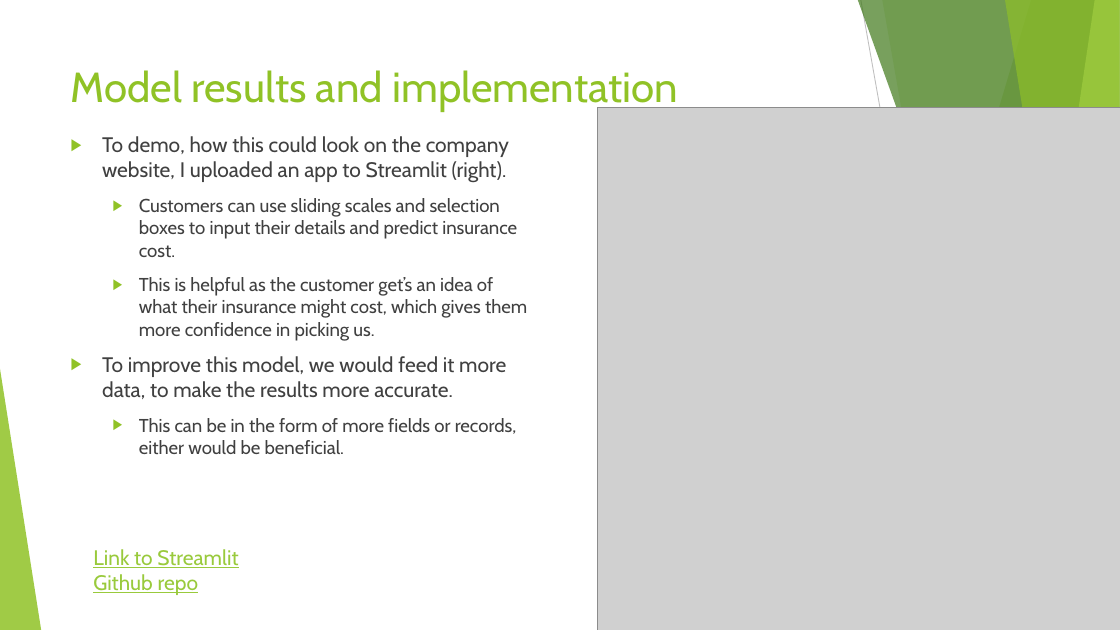
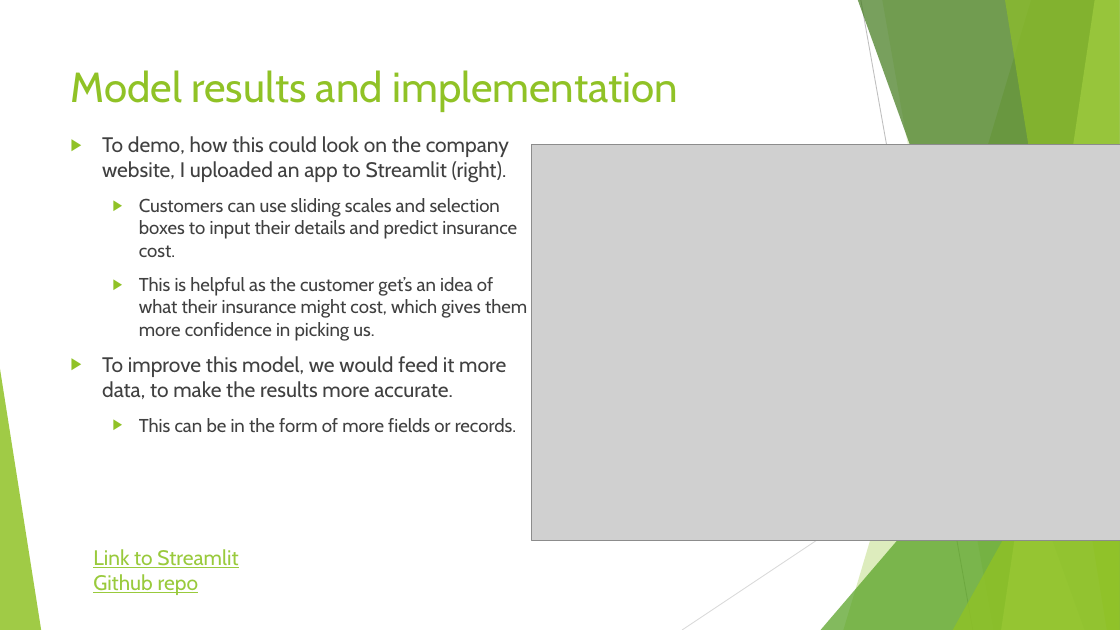
Before and after one commit to PointyH/Insuranceapp, a slide deck: slide 12 of Insurance charges analysis.pptx. Drawn at 1120x630 pixels with LibreOffice and Linux fonts; fonts in the diff are those of the drawing; grey boxes stand for pictures. Boxes give left, top, right and bottom in pixels: in the first picture for what was removed or moved away, otherwise in the second. Text is boxed around its words. In the diff, an @@ line names an element or a change of style, - is before the commit and + after.

```diff
--- a/Insurance charges analysis.pptx
+++ b/Insurance charges analysis.pptx
@@ picture: place and size @@
-picture at (597,108,1120,630)
+picture at (531,145,1120,540)
@@ text at (139,418,516,432): text changed @@
-  ▶ This can be in the form of more fields or records, either would be beneficial.
+  ▶ This can be in the form of more fields or records.
```
Also in this commit, not shown: 3 other slides changed.
